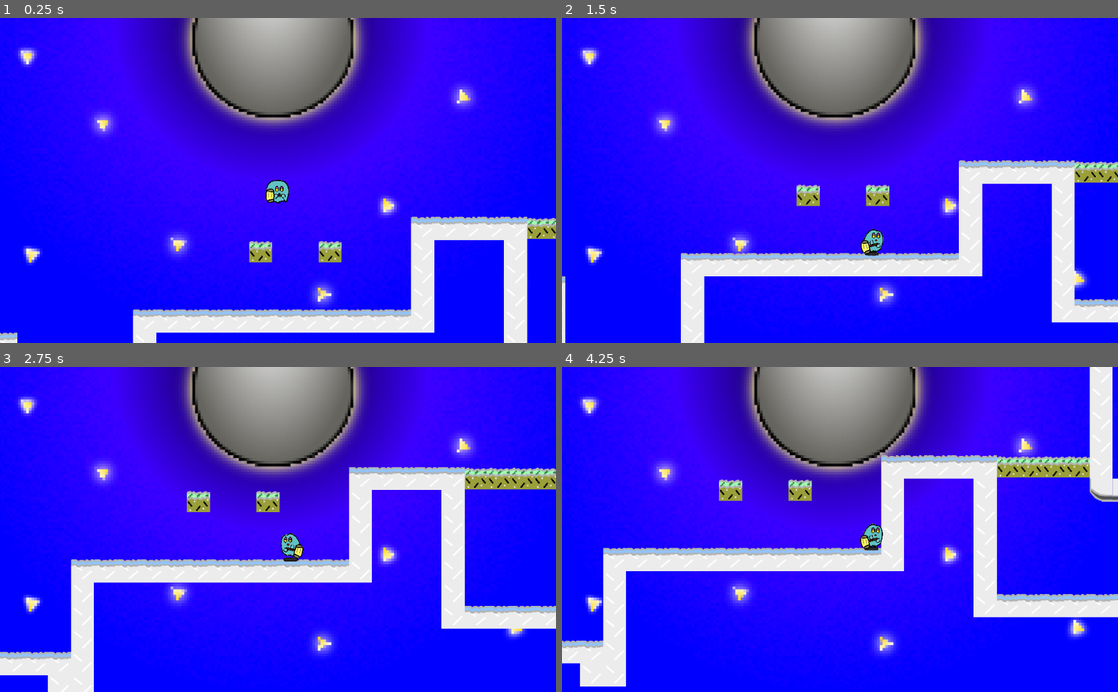
Above: before the commit, frames 1-4 (two rows, left to right).
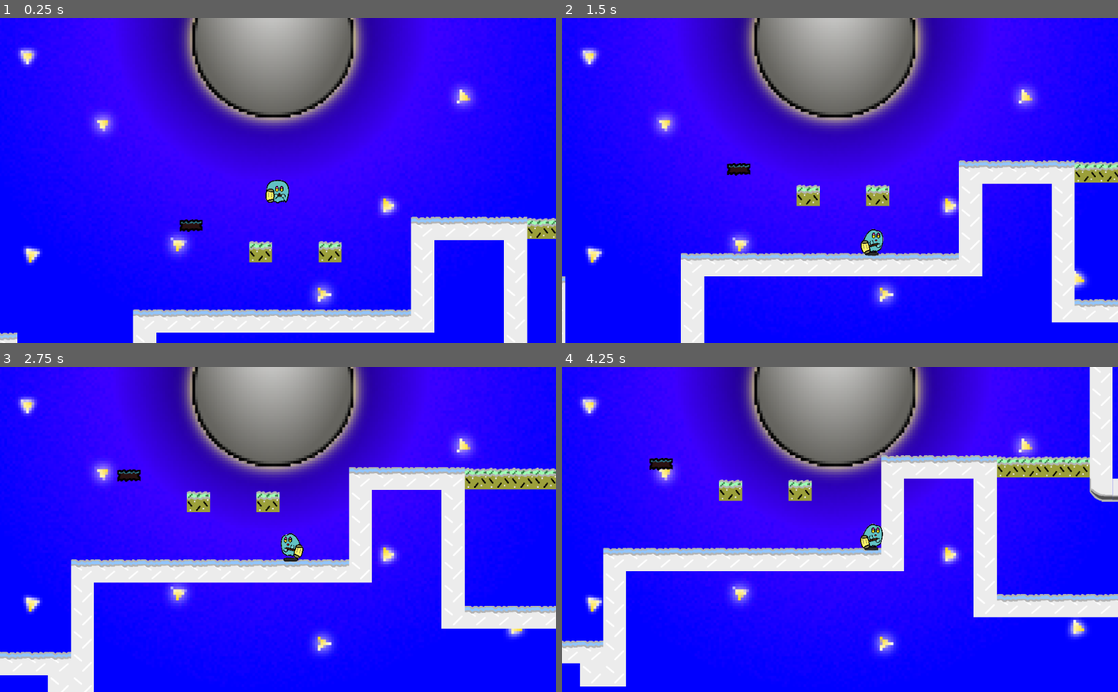
Above: after the commit, the same moments.

Repository: maishiroma/AXChibiGameJam2022
Game: Godot game, scene res://Levels/Level2.tscn
The game is run twice, just before and just after one commit, with the same random seed, the same clock (stepped at 60 frames per second) and the same inputs. Sound files missing from this copy of the repository are replaced by a short silence.
Inputs:
- Up to frame 1 (0.25 s): no input
- Up to frame 2 (1.5 s): hold Right (move_right) from 0.53 s (still down); tap Z (deploy_hammer) at 0.6, 1.35 s; tap Space (Jump) at 0.77 s
- Up to frame 3 (2.75 s): tap Space (Jump) at 1.52 s; release Right (move_right) at 2.03 s; hold Left (move_left) from 2.03 s (still down); tap Z (deploy_hammer) at 2.1 s
- Up to frame 4 (4.25 s): release Left (move_left) at 2.78 s; hold Right (move_right) from 2.78 s (still down); tap Z (deploy_hammer) at 2.85, 3.6 s; tap Space (Jump) at 3.02, 3.77 s

The runs differ from the first frame. In frame 1, 0.2% of the frame differs, in the area x 32-37%, y 61-66%; in frame 2, 0.2%; in frame 3, 0.2%, in the area x 21-26%, y 31-36%; in frame 4, 0.2%.

Commit message:
Adding new feature to reset platform

Diff:
--- a/Levels/Level2.tscn
+++ b/Levels/Level2.tscn
@@ -14,6 +14,7 @@
 [ext_resource path="res://Prefabs/InvisibleWall.tscn" type="PackedScene" id=12]
 [ext_resource path="res://Prefabs/DeathPlane.tscn" type="PackedScene" id=13]
 [ext_resource path="res://Prefabs/BreakableGround.tscn" type="PackedScene" id=14]
+[ext_resource path="res://Prefabs/SquishPlatform.tscn" type="PackedScene" id=15]
 
 [sub_resource type="ConvexPolygonShape2D" id=1]
 points = PoolVector2Array( 63, 62, 0, 62, 0, 1, 63, 1 )
@@ -371,4 +372,7 @@
 position = Vector2( 2592, -288 )
 bounce_strength = 150.0
 
+[node name="SquishPlatform" parent="." instance=ExtResource( 15 )]
+position = Vector2( 1440, -296 )
+
 [connection signal="body_entered" from="DeathPlane/DeathPlane" to="Player" method="_on_DeathPlane_body_entered"]
--- a/Prefabs/SquishPlatform.tscn
+++ b/Prefabs/SquishPlatform.tscn
@@ -38,4 +38,9 @@
 wait_time = 0.5
 one_shot = true
 
+[node name="ResetTime" type="Timer" parent="."]
+wait_time = 0.5
+one_shot = true
+
 [connection signal="timeout" from="MoveTime" to="." method="_on_MoveTime_timeout"]
+[connection signal="timeout" from="ResetTime" to="." method="_on_ResetTime_timeout"]
--- a/Scripts/SquishPlatform.gd
+++ b/Scripts/SquishPlatform.gd
@@ -6,18 +6,25 @@
 # Public variables to determine block behavior
 export var move_rate = 2
 export var move_vertical = true
+export var reset_position = false
 export var bounce_strength = 100.0
+
+var original_location = Vector2.ZERO
 
 # Private Variables
 var move_velocity = Vector2.ZERO
 
 func _ready():
 	$AnimatedSprite.animation = "idle"
+	original_location = position
 
 # Determines block movement
 func _physics_process(_delta):
-	# warning-ignore:return_value_discarded
-	move_and_collide(move_velocity, false)
+	if reset_position:
+		print("IsMoving")
+	else:
+		# warning-ignore:return_value_discarded
+		move_and_collide(move_velocity, false)
 
 # When the player hits this, the block moves
 func _on_Player_hammer_hit(collider_name):
@@ -36,3 +43,10 @@
 	move_velocity = Vector2.ZERO
 	$AnimatedSprite.animation = "idle"
 	$AnimatedSprite.stop()
+	$ResetTime.start()
+
+
+# This tells the platform to move back
+func _on_ResetTime_timeout():
+	print("Time Reset")
+	pass
Not shown: 1 places in Levels/Level2.tscn that only renumber resources
